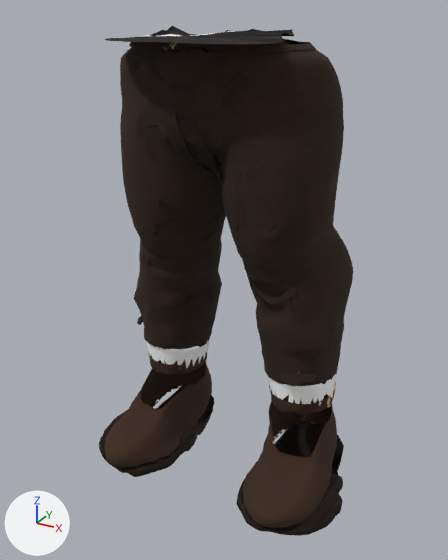
Before and after pictures for a commit that changed the glTF model arte/modelos/ropa_piernas_lobo.glb.
Before and after are seen from a 50 mm camera at (0.507, -1.011, 0.908) aimed at (0.001, -0.091, 0.448). The axes (+X, +Y, +Z) are drawn at lower left. The lights are the same throughout. The older version comes first. Where no turn or scale is listed for an object, it has been applied to the vertices. Vertices at exactly the same position are counted once.

The first picture shows 'piernas_lobo'.
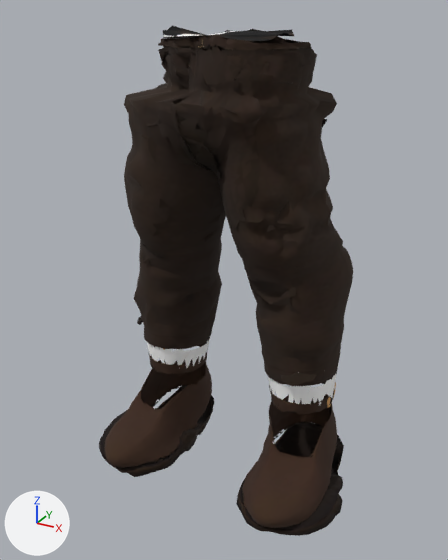
What changed in the scene script:
```text
Change me_mesh_0:
    where me_mesh_0.from_pydata(...)  # 6054 vertices, 10387 faces; spans x -0.264..0.271, y -0.26..0.074, z 0.003..0.88
    used by ob_piernas_lobo; location = (0.0, 0.0, 0.0)
    me_mesh_0 part 1: the loose piece of 56 vertices spanning x -0.049..-0.014, y -0.211..-0.194, z 0.851..0.868 is multiplied about its middle by the matrix ((0.503, -0.221, 0.011), (-0.205, 0.065, 0.035), (0.0, 0.0, 1.0)), then moved by (0.026, 0.05, 0.0)
    me_mesh_0 part 2: 1224 of 6054 vertices moved; they spanned x -0.195..0.202, y -0.259..0.055, z 0.505..0.872 and now span x -0.193..0.199, y -0.203..0.04, z 0.505..0.872; mean shift (0.003, 0.018, 0.0); largest move (-0.092, -0.248, 0.863) -> (-0.018, -0.147, 0.863)
```

What differs and where, as boxes (x1, y1, x2, y2) in the pictures (448 x 560 px; the box of a moved part takes in the faces that stretch with it):
part 1 of me_mesh_0, moved or reshaped: before (163, 43, 177, 49); after (198, 39, 205, 48)
part 2 of me_mesh_0, moved or reshaped: before (105, 26, 349, 260); after (124, 26, 349, 260)
